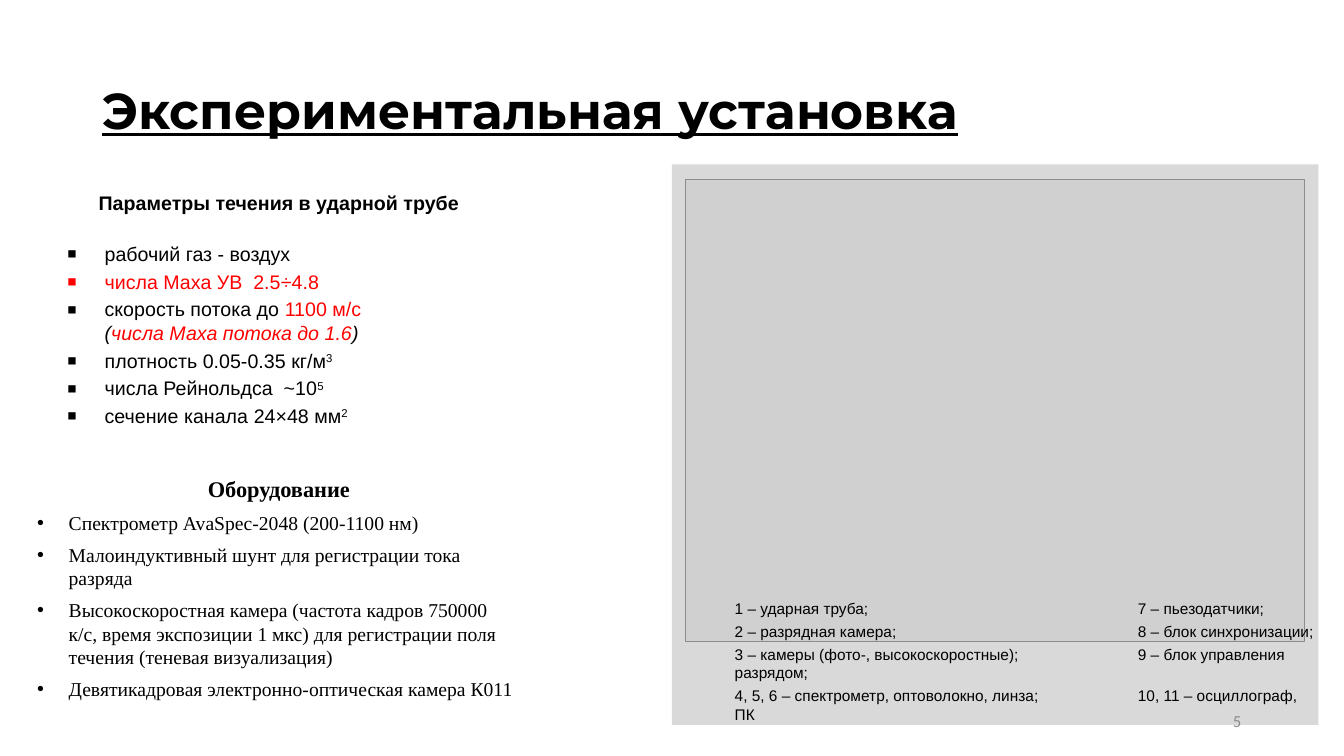
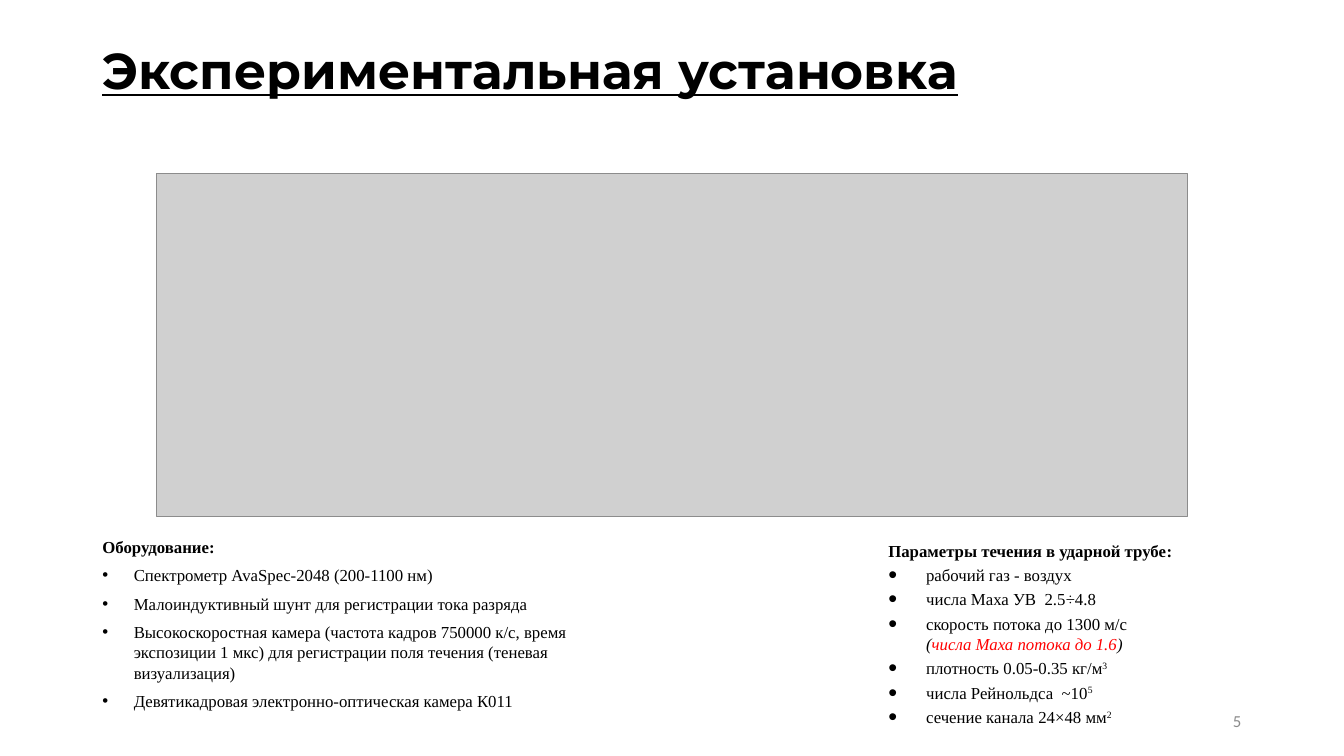
Before and after one commit to ulanich/msu, a slide deck: slide 5 of МАГ.ДИСС/предзащита.pptx. Drawn at 1344x756 pixels with LibreOffice and Linux fonts; fonts in the diff are those of the drawing; grey boxes stand for pictures. Boxes give left, top, right and bottom in pixels: in the first picture for what was removed or moved away, otherwise in the second. Text is boxed around its words. In the diff, an @@ line names an element or a change of style, - is before the commit and + after.

```diff
--- a/МАГ.ДИСС/предзащита.pptx
+++ b/МАГ.ДИСС/предзащита.pptx
@@ title "Экспериментальная установка": place and size @@
-title "Экспериментальная установка" at (102,93,958,139)
+title "Экспериментальная установка" at (102,53,958,99)
@@ picture added at (156,173,1187,517) @@
@@ rectangle removed at (673,164,1319,725) @@
@@ picture removed at (686,179,1305,641) @@
@@ text "Оборудование:": place and size @@
-text "Оборудование:" at (69,481,513,701)
+text "Оборудование:" at (102,541,566,711)
@@ text "Параметры течения в ударной трубе:": place and size @@
-text "Параметры течения в ударной трубе:" at (99,195,458,424)
+text "Параметры течения в ударной трубе:" at (888,545,1172,723)
@@ text at (102,541,214,557): text changed; size 16 to 12 pt @@
-Оборудование
+Оборудование:
@@ text at (134,569,566,711): size 14 to 12 pt @@
@@ text at (888,545,1172,561): text changed; size 14 to 12 pt; font Arial to Times New Roman @@
-Параметры течения в ударной трубе
+Параметры течения в ударной трубе:
@@ text at (926,569,1102,723): size 14 to 12 pt, font Arial to Times New Roman in "рабочий газ - воздух", "числа Маха УВ 2.5÷4.8", "плотность 0.05-0.35 кг/м3", "числа Рейнольдса ~105" and 1 more places; text colour #FF0000 to #000000 in "числа Маха УВ 2.5÷4.8"; bullet ▪ to • @@
@@ text removed at (735,603,1297,705) @@
-1 – ударная труба; 7 – пьезодатчики;
-2 – разрядная камера; 8 – блок синхронизации;
-3 – камеры (фото-, высокоскоростные); 9 – блок управления разрядом;
-4, 5, 6 – спектрометр, оптоволокно, линза; 10, 11 – осциллограф, ПК
@@ text at (926,619,1127,654): text changed; size 14 to 12 pt; font Arial to Times New Roman; text colour #FF0000 to #000000 @@
-▪ скорость потока до 1100 м/с
-  (числа Маха потока до 1.6)
+• скорость потока до 1300 м/с
+  (числа Маха потока до 1.6)
```
Also in this commit, not shown: 12 other slides changed, 2 slides added, 2 slides removed.
